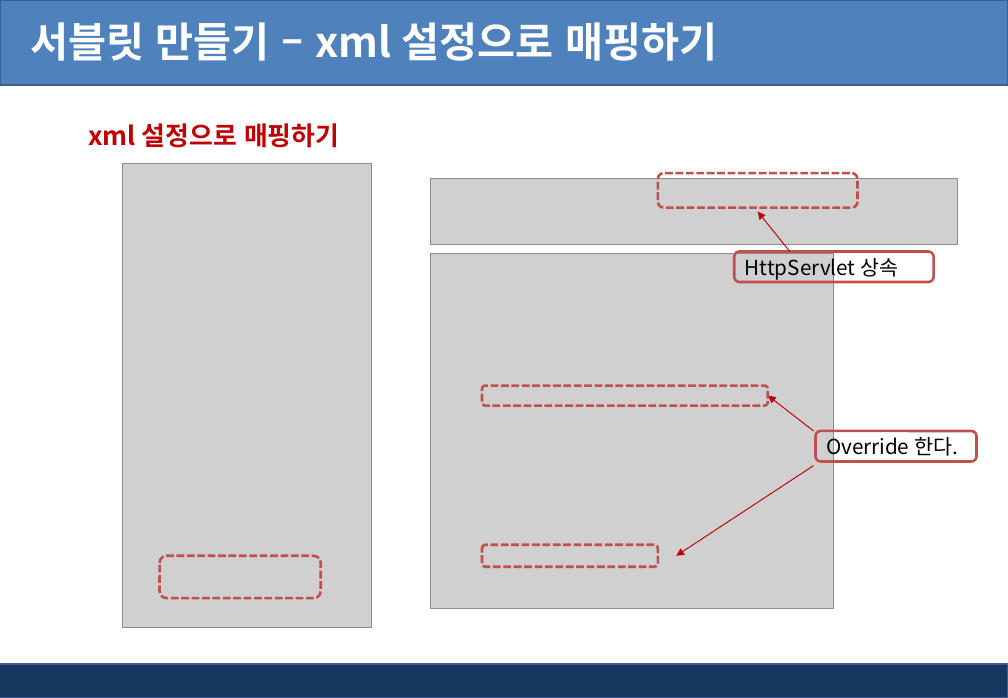
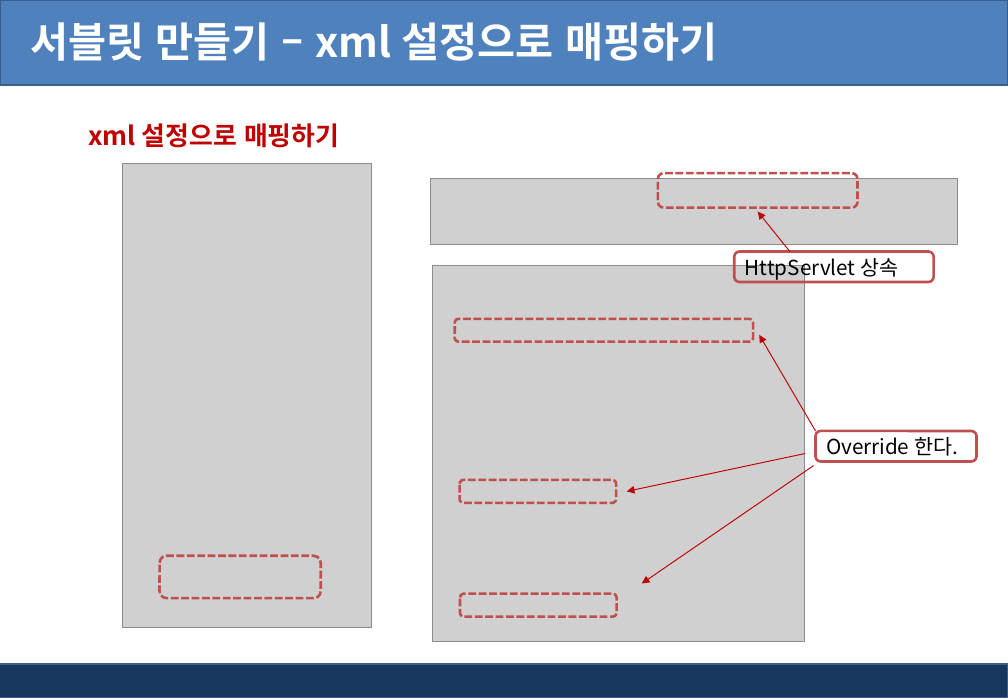
Before and after one commit to AhNyx/js_works, a slide deck: slide 9 of ppt/jsp_ppt/4장. jsp 서블릿 API.pptx. Drawn at 1008x698 pixels with LibreOffice and Linux fonts; fonts in the diff are those of the drawing; grey boxes stand for pictures; background and template pictures are left out. Boxes give left, top, right and bottom in pixels: in the first picture for what was removed or moved away, otherwise in the second. Text is boxed around its words. In the diff, an @@ line names an element or a change of style, - is before the commit and + after.

```diff
--- a/ppt/jsp_ppt/4장. jsp 서블릿 API.pptx
+++ b/ppt/jsp_ppt/4장. jsp 서블릿 API.pptx
@@ picture: place and size @@
-picture at (431, 253, 834, 609)
+picture at (432, 265, 805, 641)
@@ rounded rectangle: place and size @@
-rounded rectangle at (482, 385, 768, 405)
+rounded rectangle at (455, 319, 754, 343)
@@ arrow moved from (813, 431) - (768, 396) to (815, 431) - (759, 335) @@
@@ arrow added from (805, 453) to (627, 491), #C00000 0.75 pt @@
@@ arrow moved from (813, 465) - (677, 556) to (813, 465) - (642, 584) @@
@@ rounded rectangle: place and size @@
-rounded rectangle at (482, 544, 658, 567)
+rounded rectangle at (460, 480, 616, 504)
@@ rounded rectangle added at (460, 594, 616, 617), outline #C0504D 2 pt dashed @@
```
Also in this commit, not shown: 14 other slides changed, 2 slides added, 27 other files.
